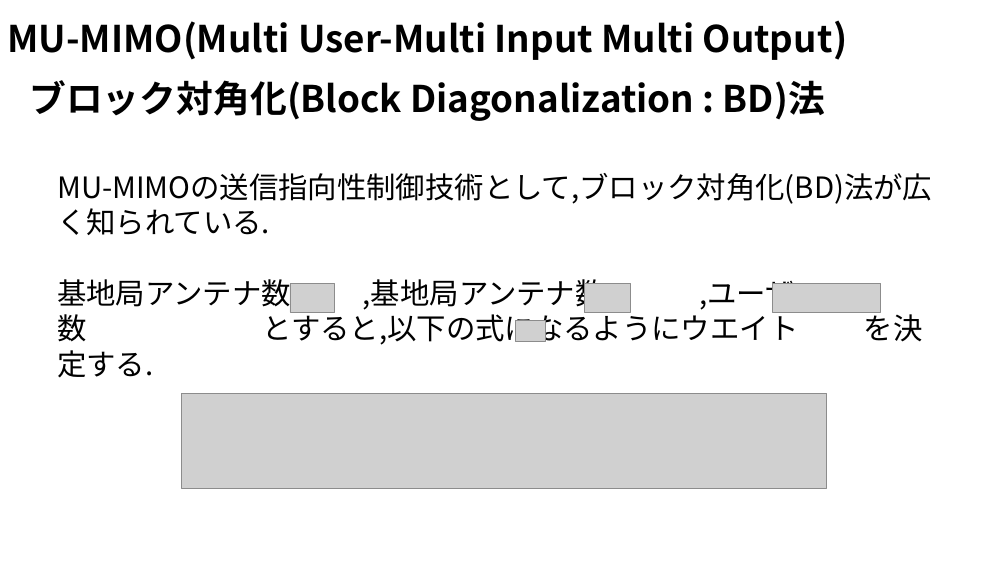
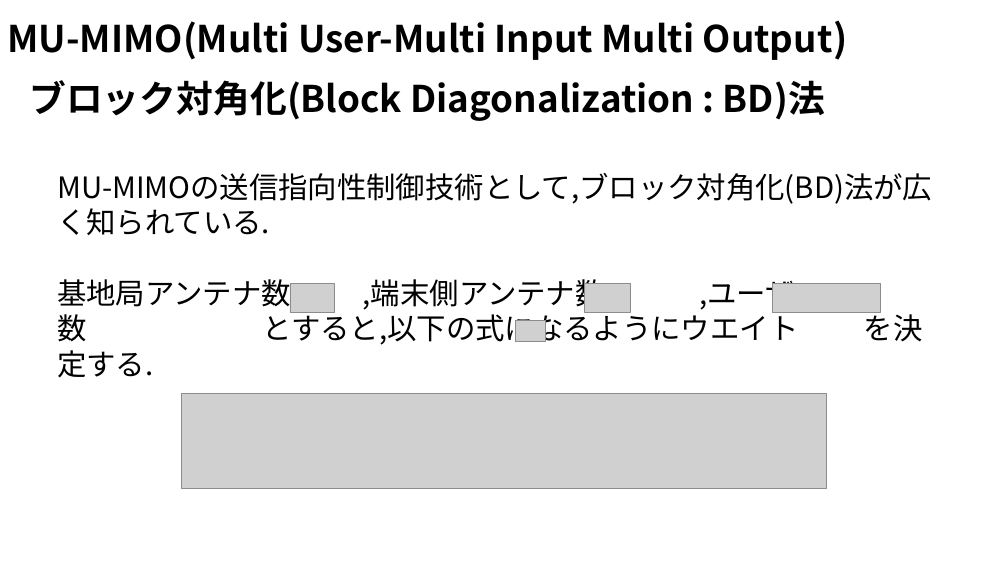
Before and after one commit to ryoww/seminar, a slide deck: slide 17 of MIMO/MU-MIMO.pptx. Drawn at 1008x567 pixels with LibreOffice and Linux fonts; fonts in the diff are those of the drawing; grey boxes stand for pictures. Boxes give left, top, right and bottom in pixels: in the first picture for what was removed or moved away, otherwise in the second. Text is boxed around its words. In the diff, an @@ line names an element or a change of style, - is before the commit and + after.

```diff
--- a/MIMO/MU-MIMO.pptx
+++ b/MIMO/MU-MIMO.pptx
@@ text at bbox=[57, 279, 923, 345]: text changed @@
-基地局アンテナ数 ,基地局アンテナ数 ,ユーザ数 とすると,以下の式になるようにウエイト を決定する.
+基地局アンテナ数 ,端末側アンテナ数 ,ユーザ数 とすると,以下の式になるようにウエイト を決定する.
```
Also in this commit, not shown: 2 other files.
